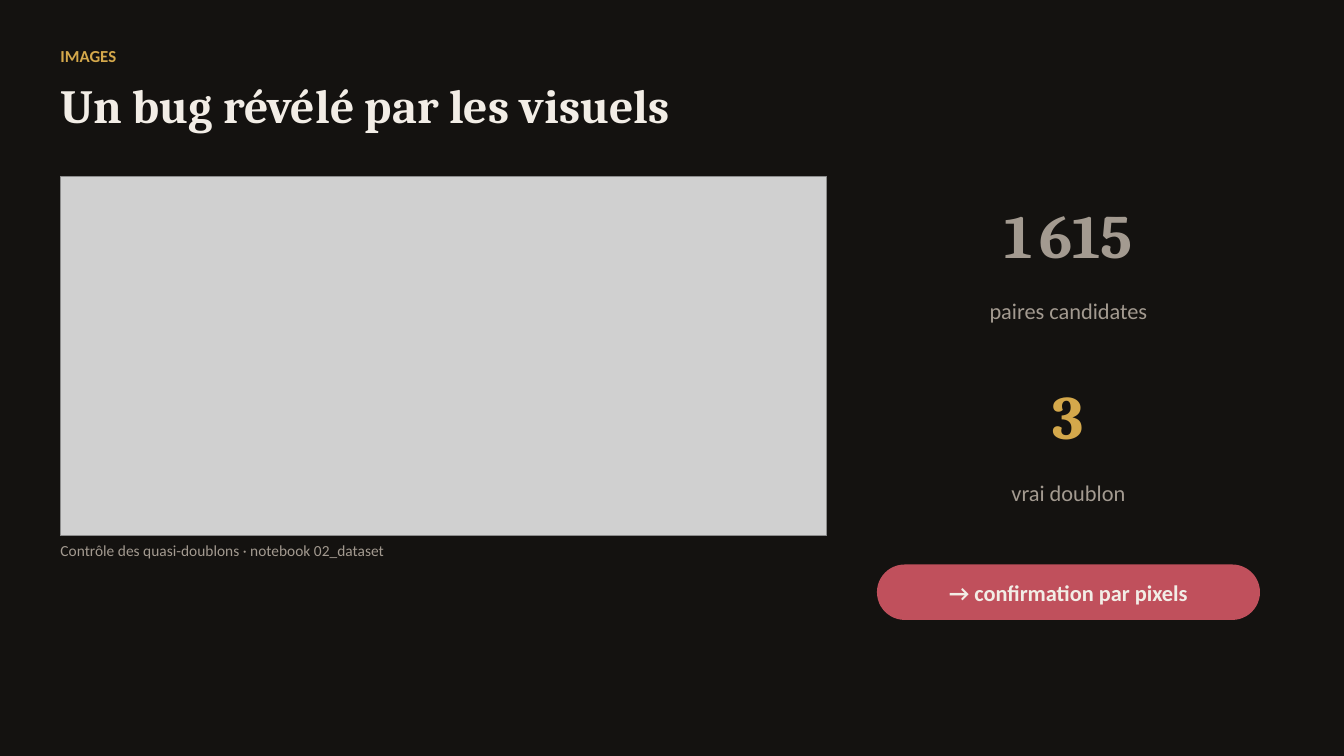
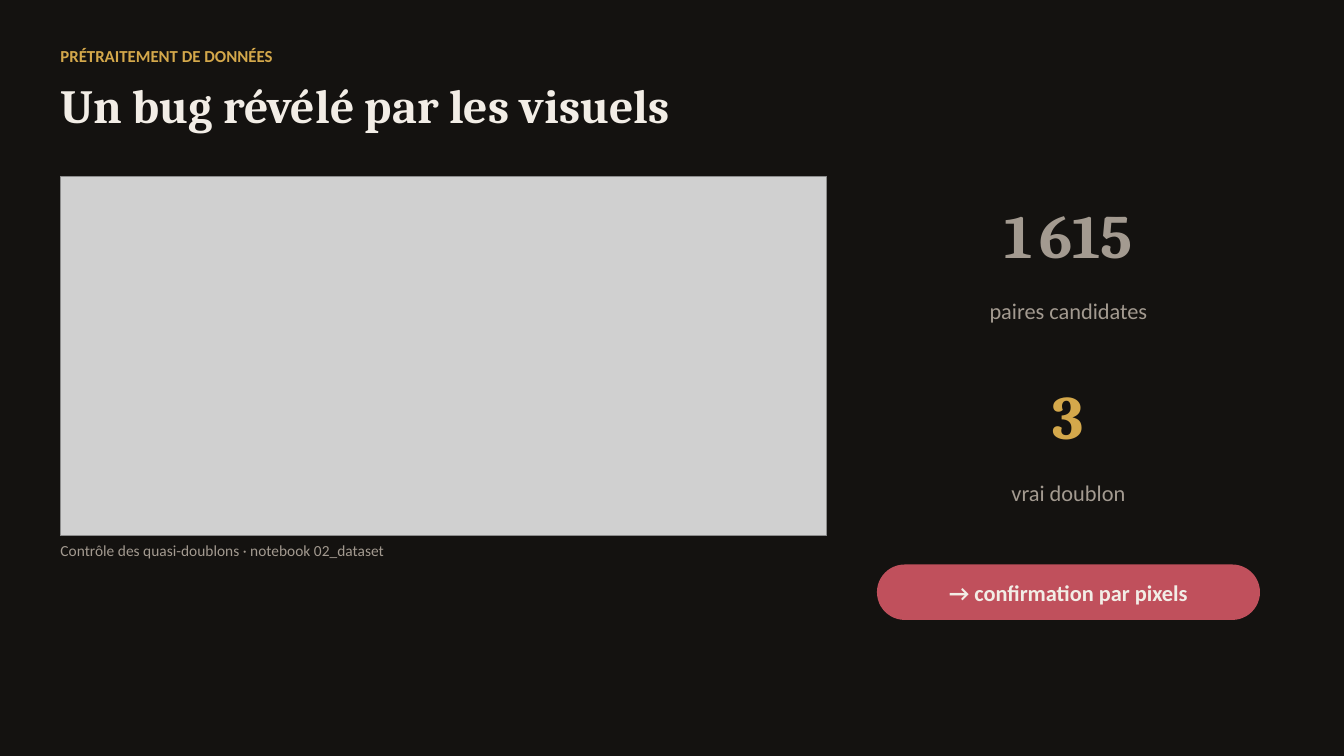
Before and after one commit to KAHINA-ABBAD/ganisme, a slide deck: slide 14 of reports/presentation/GANisme_sombre.pptx (slide 30 before the commit). Drawn at 1344x756 pixels with LibreOffice and Linux fonts; fonts in the diff are those of the drawing; grey boxes stand for pictures. Boxes give left, top, right and bottom in pixels: in the first picture for what was removed or moved away, otherwise in the second. Text is boxed around its words. In the diff, an @@ line names an element or a change of style, - is before the commit and + after.

```diff
--- a/reports/presentation/GANisme_sombre.pptx
+++ b/reports/presentation/GANisme_sombre.pptx
@@ text at (60, 48, 272, 62): text changed @@
-IMAGES
+PRÉTRAITEMENT DE DONNÉES
```
Also in this commit, not shown: 20 other slides changed, 3 slides added, 24 slides removed, 16 other files.
